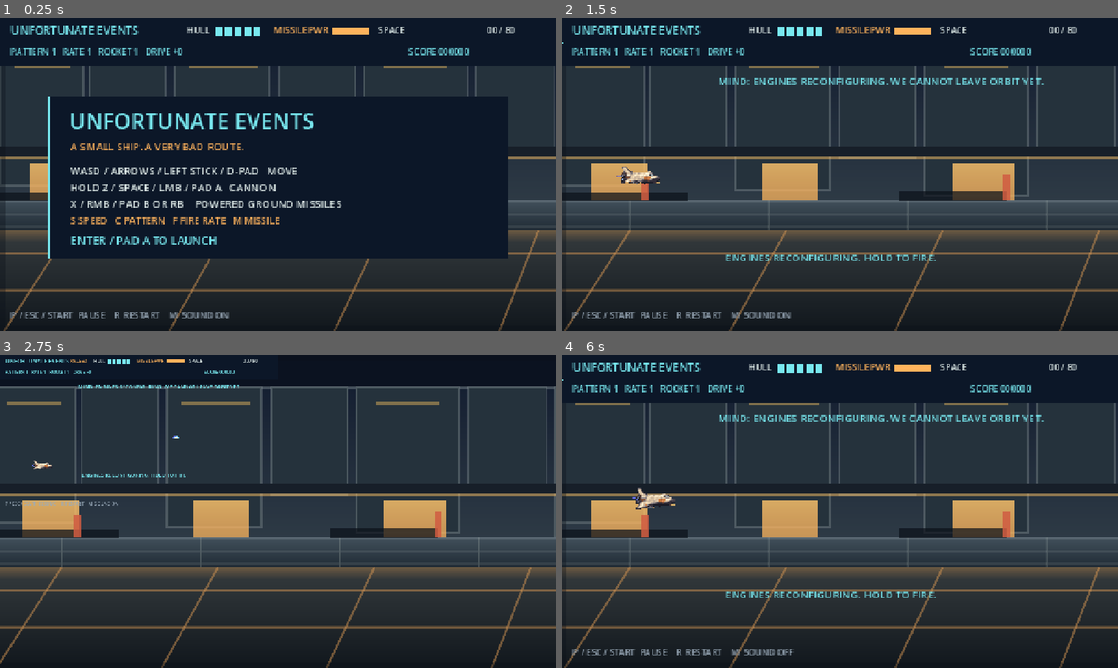
Above: before the commit, frames 1-4 (two rows, left to right).
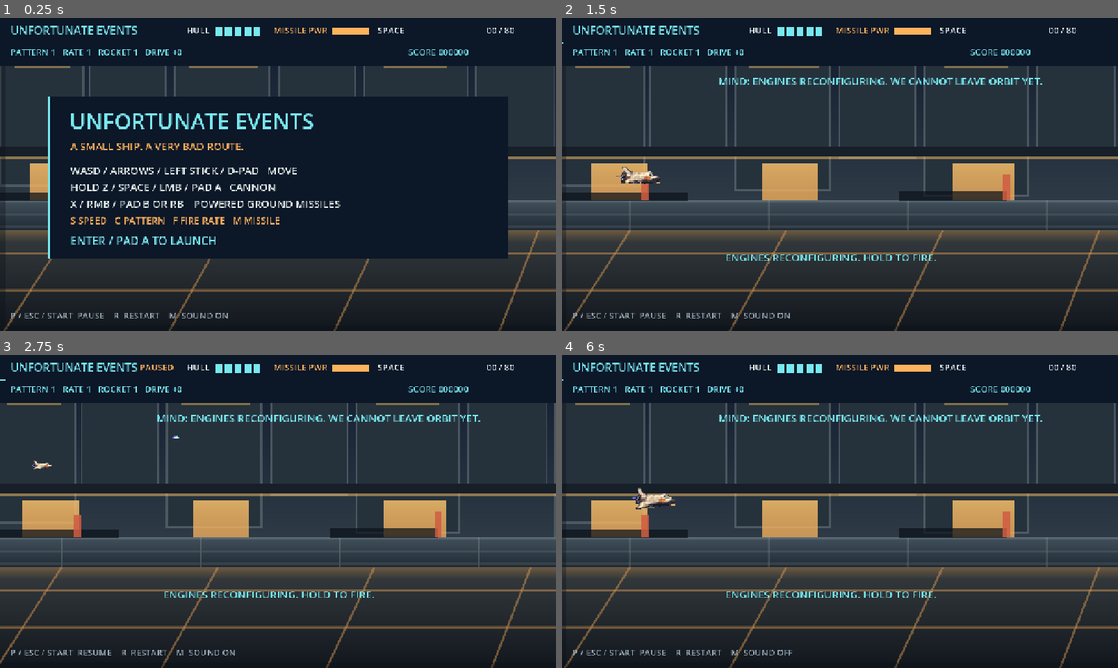
Above: after the commit, the same moments.

Repository: Jonty303/Unfortunate-Events
Game: Godot game, scene res://main.tscn
Two runs of this game, one before a commit and one after it. Both use one fixed random seed, a clock stepped at 60 frames per second and the inputs below.
Inputs (mouse positions are in pixels of both pictures, inside the frame that each line leads up to):
- Up to frame 1 (0.25 s): no input
- Up to frame 2 (1.5 s): tap Enter at 0.5, 0.6 s; move the mouse to (962, 158) at 0.52 s; hold D 0.53-1.28 s; click (962, 158) at 0.67 s; tap Space at 0.77 s; move the mouse to (728, 190) at 1.27 s; hold S from 1.28 s (still down); tap R at 1.35 s
- Up to frame 3 (2.75 s): tap Space at 1.52 s; move the mouse to (333, 442) at 2.02 s; release S at 2.03 s; hold D from 2.03 s (still down); tap P at 2.1 s
- Up to frame 4 (6 s): tap Space at 2.75, 3.02, 3.77, 4.25, 4.52, 5.75 s; move the mouse to (812, 574) at 2.77 s; release D at 2.78 s; hold W 2.78-3.53 s; tap Z at 2.85 s; click (812, 574) at 2.92 s; tap Enter at 3.5, 5, 5.1 s; move the mouse to (1006, 558) at 3.52 s; hold A 3.53-5.03 s; tap X at 3.6 s; move the mouse to (673, 464) at 4.27 s; tap M at 4.35 s; move the mouse to (867, 511) at 5.02 s; hold S 5.03-5.78 s; click (867, 511) at 5.17 s; move the mouse to (756, 433) at 5.77 s; hold D from 5.78 s (still down); tap R at 5.85 s

The runs differ from the first frame. In frame 1, 5.3% of the frame differs, in the area x 1-93%, y 2-96%; in frame 2, 3.0%; in frame 3, 7.9%, in the area x 0-100%, y 1-96%; in frame 4, 3.0%.

Commit message:
Fix high resolution HUD layout

Diff:
--- a/initial prototype/game.gd
+++ b/initial prototype/game.gd
@@ -592,6 +592,12 @@
 func label_at(words: String, pos: Vector2, size: int = 12, color: Color = PAPER) -> void:
 	draw_string(font, pos, words, HORIZONTAL_ALIGNMENT_LEFT, -1, size, color)
 
+func hud_rect(rect: Rect2, color: Color) -> void:
+	draw_rect(Rect2(rect.position * 2.0, rect.size * 2.0), color)
+
+func hud_label(words: String, pos: Vector2, size: int = 12, color: Color = PAPER) -> void:
+	draw_string(font, pos * 2.0, words, HORIZONTAL_ALIGNMENT_LEFT, -1, size * 2, color)
+
 func _draw() -> void:
 	var phase: String = "hangar" if elapsed < 7.0 else ("overland" if elapsed < 68.0 else "orbit")
 	var backdrop: Texture2D = BACKDROPS[phase]
@@ -630,30 +636,31 @@
 		flight_sprite(fx.kind, pos, int(fx.age * EFFECT_FPS[fx.kind]))
 	for p in sparks:
 		draw_rect(Rect2(p.p.round(), Vector2(2, 2)), p.color)
-	draw_rect(Rect2(0, 0, 640, 55), Color("0c1728"))
-	label_at("UNFORTUNATE EVENTS", Vector2(12, 19), 13, CYAN)
+	draw_set_transform(Vector2.ZERO, 0.0, Vector2.ONE)
+	draw_rect(Rect2(0, 0, OUTPUT_SIZE.x, 110), Color("0c1728"))
+	hud_label("UNFORTUNATE EVENTS", Vector2(12, 19), 13, CYAN)
 	if paused:
-		label_at("PAUSED", Vector2(161, 18), 10, ORANGE)
-	label_at("HULL", Vector2(215, 18), 10)
-	label_at("SCORE %06d" % score, Vector2(470, 43), 10, CYAN)
+		hud_label("PAUSED", Vector2(161, 18), 10, ORANGE)
+	hud_label("HULL", Vector2(215, 18), 10)
+	hud_label("SCORE %06d" % score, Vector2(470, 43), 10, CYAN)
 	for i in range(5):
-		draw_rect(Rect2(248 + i * 11, 10, 8, 10), CYAN if i < hull else Color("334052"))
-	label_at("MISSILE PWR", Vector2(315, 18), 10, ORANGE)
-	draw_rect(Rect2(383, 11, 42, 8), Color("334052"))
-	draw_rect(Rect2(383, 11, 42 * missile_power / 100.0, 8), ORANGE)
-	label_at("SPACE" if elapsed < LAND_START else "OVERLAND", Vector2(435, 18), 10)
-	label_at("%02d / 80" % mini(int(elapsed), 80), Vector2(560, 18), 10)
-	draw_rect(Rect2(0, 28, 640 * minf(elapsed / DURATION, 1), 1), CYAN)
-	label_at("PATTERN %d   RATE %d   ROCKET %d   DRIVE +%d" % [cannon_level, cannon_rate_level, missile_level, speed_boosts], Vector2(12, 43), 10, CYAN)
+		hud_rect(Rect2(248 + i * 11, 10, 8, 10), CYAN if i < hull else Color("334052"))
+	hud_label("MISSILE PWR", Vector2(315, 18), 10, ORANGE)
+	hud_rect(Rect2(383, 11, 42, 8), Color("334052"))
+	hud_rect(Rect2(383, 11, 42 * missile_power / 100.0, 8), ORANGE)
+	hud_label("SPACE" if elapsed < LAND_START else "OVERLAND", Vector2(435, 18), 10)
+	hud_label("%02d / 80" % mini(int(elapsed), 80), Vector2(560, 18), 10)
+	hud_rect(Rect2(0, 28, 640 * minf(elapsed / DURATION, 1), 1), CYAN)
+	hud_label("PATTERN %d   RATE %d   ROCKET %d   DRIVE +%d" % [cannon_level, cannon_rate_level, missile_level, speed_boosts], Vector2(12, 43), 10, CYAN)
 	if notice_time > 0:
-		label_at(notice, Vector2(180, 77), 12, CYAN)
+		hud_label(notice, Vector2(180, 77), 12, CYAN)
 	if state == "playing" and elapsed > 32 and elapsed < 37:
-		label_at("ENTERING LOW ATMOSPHERE", Vector2(219, 57), 12, ORANGE)
+		hud_label("ENTERING LOW ATMOSPHERE", Vector2(219, 57), 12, ORANGE)
 	if state == "playing" and elapsed < 3:
-		label_at("ENGINES RECONFIGURING. HOLD TO FIRE.", Vector2(188, 280), 12, CYAN)
+		hud_label("ENGINES RECONFIGURING. HOLD TO FIRE.", Vector2(188, 280), 12, CYAN)
 	if state != "playing":
-		draw_rect(Rect2(55, 91, 530, 186), Color("0c1728"))
-		draw_rect(Rect2(55, 91, 3, 186), CYAN)
+		hud_rect(Rect2(55, 91, 530, 186), Color("0c1728"))
+		hud_rect(Rect2(55, 91, 3, 186), CYAN)
 		var title := "UNFORTUNATE EVENTS"
 		var subtitle := "A SMALL SHIP. A VERY BAD ROUTE."
 		if state == "destroyed":
@@ -662,12 +669,12 @@
 		elif state == "complete":
 			title = "CLEAR OF THE FRONT"
 			subtitle = "SORTIE COMPLETE / %d HOSTILES DESTROYED" % kills
-		label_at(title, Vector2(80, 128), 25, CYAN)
-		label_at(subtitle, Vector2(81, 152), 12, ORANGE)
-		label_at("WASD / ARROWS / LEFT STICK / D-PAD   MOVE", Vector2(81, 180))
-		label_at("HOLD Z / SPACE / LMB / PAD A   CANNON", Vector2(81, 199))
-		label_at("X / RMB / PAD B OR RB    POWERED GROUND MISSILES", Vector2(81, 218))
-		label_at("S SPEED   C PATTERN   F FIRE RATE   M MISSILE", Vector2(81, 237), 11, ORANGE)
-		label_at("ENTER / PAD A TO LAUNCH" if state == "title" else "R / PAD Y TO RESTART", Vector2(81, 261), 13, CYAN)
+		hud_label(title, Vector2(80, 128), 25, CYAN)
+		hud_label(subtitle, Vector2(81, 152), 12, ORANGE)
+		hud_label("WASD / ARROWS / LEFT STICK / D-PAD   MOVE", Vector2(81, 180))
+		hud_label("HOLD Z / SPACE / LMB / PAD A   CANNON", Vector2(81, 199))
+		hud_label("X / RMB / PAD B OR RB    POWERED GROUND MISSILES", Vector2(81, 218))
+		hud_label("S SPEED   C PATTERN   F FIRE RATE   M MISSILE", Vector2(81, 237), 11, ORANGE)
+		hud_label("ENTER / PAD A TO LAUNCH" if state == "title" else "R / PAD Y TO RESTART", Vector2(81, 261), 13, CYAN)
 	var pause_action := "RESUME" if paused else "PAUSE"
-	label_at("P / ESC / START  %s    R  RESTART    M  SOUND %s" % [pause_action, "OFF" if muted else "ON"], Vector2(12, 346), 10, Color("9babba"))
+	hud_label("P / ESC / START  %s    R  RESTART    M  SOUND %s" % [pause_action, "OFF" if muted else "ON"], Vector2(12, 346), 10, Color("9babba"))
